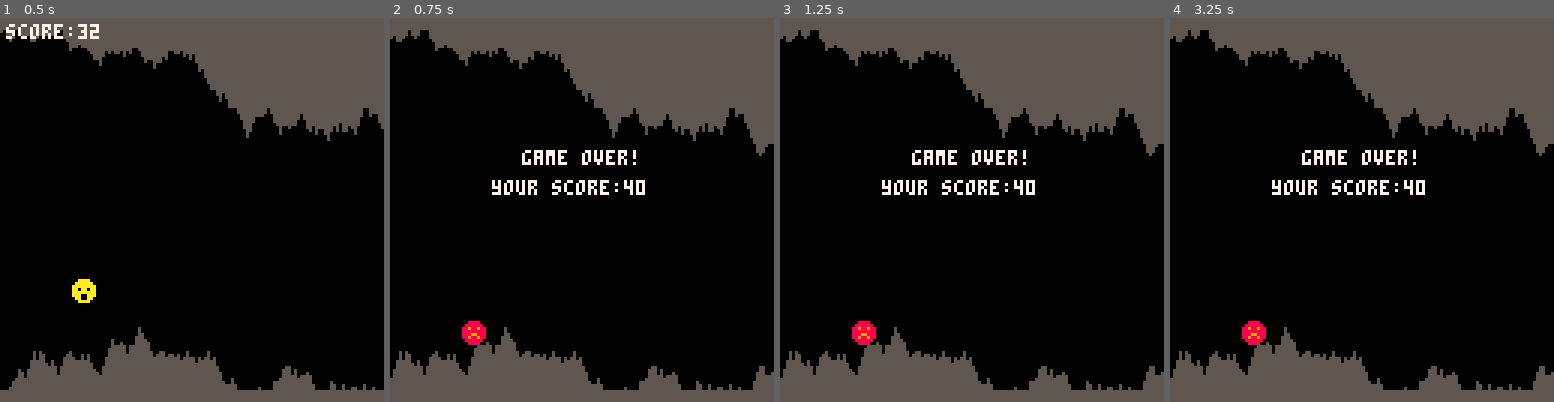
Above: before the commit, frames 1-4 (left to right).
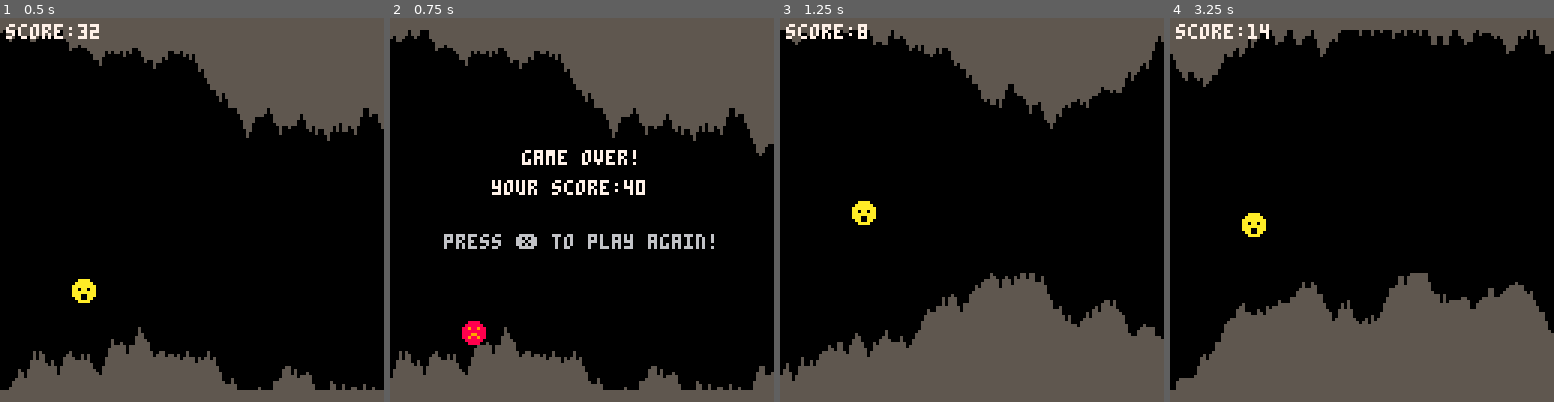
Above: after the commit, the same moments.

Repository: geopet/pico-8-cavediver
Game: PICO-8 cartridge cavediver.p8
Same seed, same stepped clock (60 frames per second), same inputs: the game is played once before the commit and once after it.
Inputs:
- Up to frame 1 (0.5 s): tap X (X key) at 0.33 s
- Up to frame 2 (0.75 s): no input
- Up to frame 3 (1.25 s): tap X (X key) at 1.07 s
- Up to frame 4 (3.25 s): tap X (X key) at 1.85, 2.97 s; hold Up 2.15-2.42 s

Frame 1 is identical in both runs. In frame 2, 1.1% of the frame differs, in the area x 14-85%, y 56-61%; in frame 3, 21%; in frame 4, 33%, in the area x 0-100%, y 1-97%.

Commit message:
Add restart logic

Diff:
--- a/cavediver.p8
+++ b/cavediver.p8
@@ -14,6 +14,8 @@
         update_cave()
         move_player()
         check_hit()
+    else
+        if (btnp(5)) _init() -- restart
     end
 end
 
@@ -25,6 +27,7 @@
     if(game_over) then
         print("game over!",44,44,7)
         print("your score:"..player.score,34,54,7)
+        print("press ❎ to play again!",18,72,6)
     else
         print("score:"..player.score,2,2,7)
     end
